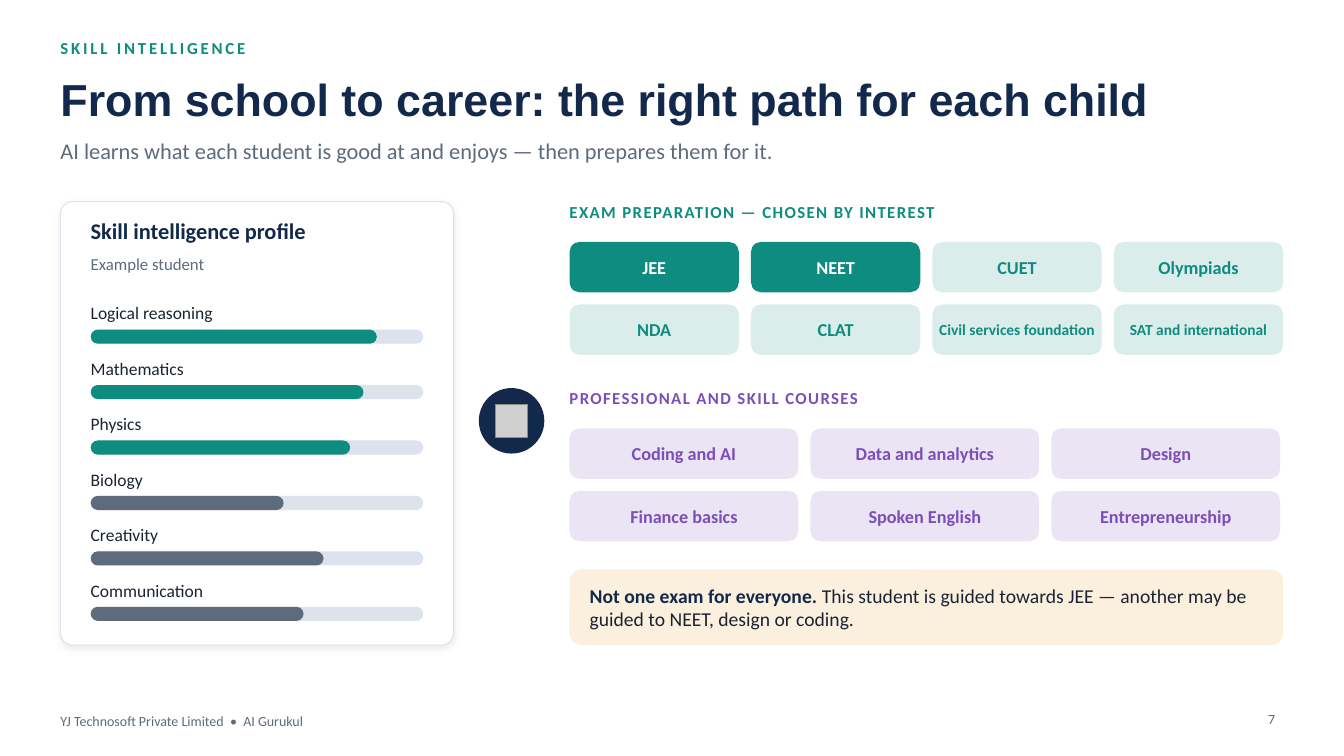
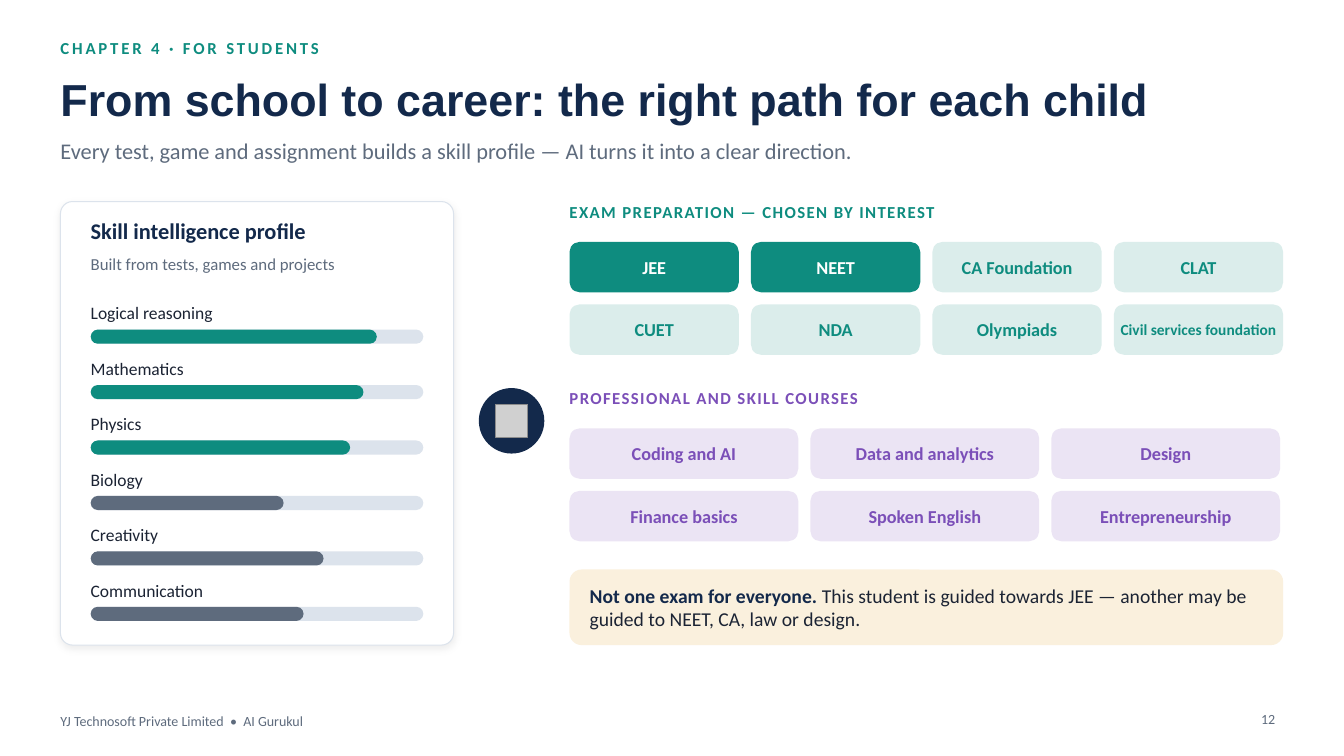
Before and after one commit to yatindradhurwe/yjtechnosoft, a slide deck: slide 12 of AI_Gurukul_Global_Pitch.pptx (slide 7 before the commit). Drawn at 1344x756 pixels with LibreOffice and Linux fonts; fonts in the diff are those of the drawing; grey boxes stand for pictures. Boxes give left, top, right and bottom in pixels: in the first picture for what was removed or moved away, otherwise in the second. Text is boxed around its words. In the diff, an @@ line names an element or a change of style, - is before the commit and + after.

```diff
--- a/AI_Gurukul_Global_Pitch.pptx
+++ b/AI_Gurukul_Global_Pitch.pptx
@@ text at (60, 43, 319, 54): text changed @@
-SKILL INTELLIGENCE
+CHAPTER 4 · FOR STUDENTS
@@ text at (60, 143, 851, 163): text changed @@
-AI learns what each student is good at and enjoys — then prepares them for it.
+Every test, game and assignment builds a skill profile — AI turns it into a clear direction.
@@ text at (91, 258, 335, 273): text changed @@
-Example student
+Built from tests, games and projects
@@ text at (962, 261, 1072, 274): text changed @@
-CUET
+CA Foundation
@@ text at (1181, 262, 1217, 274): text changed @@
-Olympiads
+CLAT
@@ text added at (635, 324, 674, 336), 13 pt, text #0E8C7F, bold @@
+CUET
@@ text "NDA": place and size @@
-text "NDA" at (637, 324, 671, 336)
+text "NDA" at (819, 324, 853, 336)
@@ text removed at (818, 324, 854, 336) @@
-CLAT
@@ text added at (977, 323, 1057, 339), 13 pt, text #0E8C7F, bold @@
+Olympiads
@@ text "Civil services foundation": place and size @@
-text "Civil services foundation" at (939, 324, 1095, 335)
+text "Civil services foundation" at (1121, 324, 1276, 335)
@@ text removed at (1130, 324, 1267, 335) @@
-SAT and international
@@ text at (590, 589, 1246, 630): text changed @@
-Not one exam for everyone. This student is guided towards JEE — another may be guided to NEET, design or coding.
+Not one exam for everyone. This student is guided towards JEE — another may be guided to NEET, CA, law or design.
@@ page number at (1261, 715, 1275, 724): text changed @@
-7
+12
```
Also in this commit, not shown: 10 other slides changed, 6 slides added, 1 slide removed.
